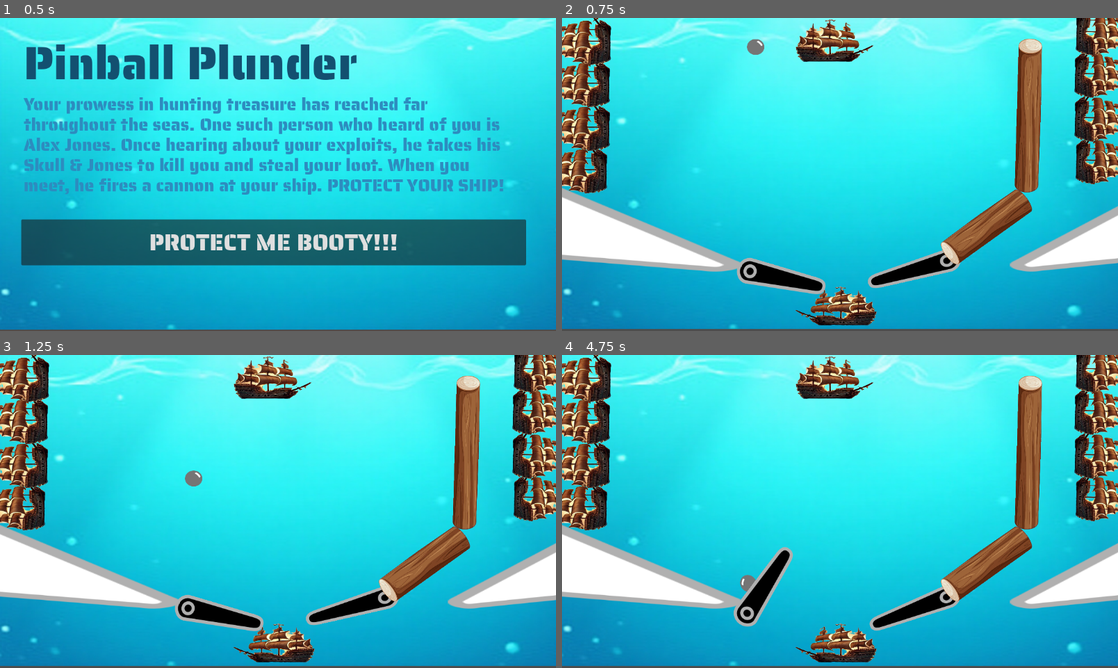
Above: before the commit, frames 1-4 (two rows, left to right).
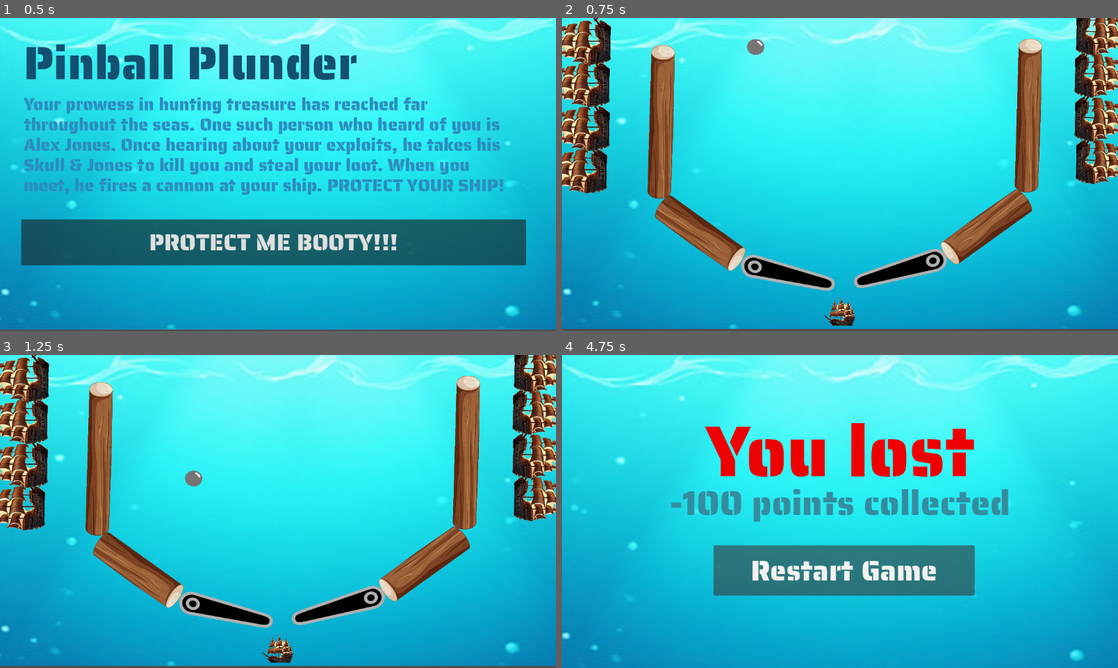
Above: after the commit, the same moments.

Repository: amodhakal/pinball-plunder
Game: Godot game, scene res://scenes/Title.tscn
Same seed, same stepped clock (60 frames per second), same inputs: the game is played once before the commit and once after it.
Inputs:
- Up to frame 1 (0.5 s): no input
- Up to frame 2 (0.75 s): click "PROTECT ME BOOTY!!!" at 0.5 s
- Up to frame 3 (1.25 s): no input
- Up to frame 4 (4.75 s): hold D (flip_right) 1.28-2.03 s; hold A (flip_left) 2.03-2.78 s; hold D (flip_right) 2.78-4.28 s; hold A (flip_left) from 4.28 s (still down)

Frame 1 is identical in both runs. In frame 2, 14% of the frame differs, in the area x 0-100%, y 0-99%; in frame 3, 14%; in frame 4, 35%, in the area x 0-100%, y 0-100%.

Commit message:
Added log to the left, defeat screen

Diff:
--- a/scenes/Game.tscn
+++ b/scenes/Game.tscn
@@ -1,19 +1,14 @@
-[gd_scene load_steps=20 format=3 uid="uid://clo5ro7xhnnkh"]
-
-[ext_resource type="Script" path="res://scripts/game.gd" id="1_hd6hx"]
+[gd_scene load_steps=19 format=3 uid="uid://clo5ro7xhnnkh"]
+
 [ext_resource type="Texture2D" uid="uid://dcqt8bqykipxn" path="res://assets/background.png" id="1_s0mc2"]
+[ext_resource type="Script" path="res://scripts/Game.gd" id="1_shevl"]
 [ext_resource type="Texture2D" uid="uid://dvciojc1o2mq2" path="res://assets/flipper.png" id="2_vbjh6"]
-[ext_resource type="Texture2D" uid="uid://hr5tqv7cdfvf" path="res://assets/triangle.png" id="3_246a4"]
 [ext_resource type="Texture2D" uid="uid://bs67gss42v31x" path="res://assets/ball.png" id="5_4nvdx"]
 [ext_resource type="Script" path="res://scripts/right_flipper.gd" id="5_ds74c"]
 [ext_resource type="Texture2D" uid="uid://dchbodow31k6x" path="res://assets/ship.png" id="6_11a6p"]
 [ext_resource type="Script" path="res://scripts/left_flipper.gd" id="8_ifxht"]
 [ext_resource type="Texture2D" uid="uid://dou8vkm6u1mno" path="res://assets/log.png" id="9_5ktfj"]
 
-[sub_resource type="SegmentShape2D" id="SegmentShape2D_tpyx0"]
-a = Vector2(-204, 224)
-b = Vector2(29, 101)
-
 [sub_resource type="GDScript" id="GDScript_qwqy3"]
 script/source = "extends RigidBody2D
 
@@ -49,48 +44,42 @@
 radius = 18.0
 
 [sub_resource type="RectangleShape2D" id="RectangleShape2D_alcxu"]
-size = Vector2(237.409, 40.0772)
-
-[sub_resource type="SegmentShape2D" id="SegmentShape2D_vyjhx"]
-a = Vector2(-19, 56)
-b = Vector2(356, 218)
+size = Vector2(254.045, 25.962)
 
 [sub_resource type="RectangleShape2D" id="RectangleShape2D_52cix"]
 size = Vector2(2043.55, 517.199)
-
-[sub_resource type="RectangleShape2D" id="RectangleShape2D_ugiov"]
-size = Vector2(417.048, 522.853)
 
 [sub_resource type="SegmentShape2D" id="SegmentShape2D_apihw"]
 a = Vector2(-872.672, -1268.32)
 b = Vector2(-925.318, 2447.82)
 
-[sub_resource type="RectangleShape2D" id="RectangleShape2D_ed4dk"]
-size = Vector2(716.135, 275.098)
-
-[sub_resource type="RectangleShape2D" id="RectangleShape2D_dy1kw"]
-size = Vector2(886.277, 279.593)
+[sub_resource type="SegmentShape2D" id="SegmentShape2D_m7vtm"]
+a = Vector2(-10, 308)
+b = Vector2(155, 420)
+
+[sub_resource type="SegmentShape2D" id="SegmentShape2D_hmtb6"]
+a = Vector2(-1, -14)
+b = Vector2(-9, 309)
+
+[sub_resource type="SegmentShape2D" id="SegmentShape2D_huq7n"]
+a = Vector2(779, 229)
+b = Vector2(612, 347)
+
+[sub_resource type="SegmentShape2D" id="SegmentShape2D_hihjl"]
+a = Vector2(945, 355)
+b = Vector2(951, 40)
+
+[sub_resource type="RectangleShape2D" id="RectangleShape2D_x0tto"]
+size = Vector2(1184.5, 82)
 
 [node name="Game" type="Node2D"]
-script = ExtResource("1_hd6hx")
+script = ExtResource("1_shevl")
 
 [node name="Background" type="Sprite2D" parent="."]
 position = Vector2(577, 317)
 scale = Vector2(1.08519, 0.909722)
 texture = ExtResource("1_s0mc2")
 
-[node name="RightWall" type="StaticBody2D" parent="."]
-position = Vector2(6, -41)
-
-[node name="RightTriangle" type="Sprite2D" parent="RightWall"]
-position = Vector2(1195.22, 440)
-scale = Vector2(2.7738, 0.835)
-texture = ExtResource("3_246a4")
-
-[node name="CollisionShape2D2" type="CollisionShape2D" parent="RightWall"]
-position = Vector2(1127, 327)
-shape = SubResource("SegmentShape2D_tpyx0")
-
 [node name="BallPhysics" type="RigidBody2D" parent="."]
 script = SubResource("GDScript_qwqy3")
 
@@ -102,11 +91,6 @@
 position = Vector2(396, 32)
 scale = Vector2(0.473684, 0.433307)
 texture = ExtResource("5_4nvdx")
-
-[node name="Ship" type="Sprite2D" parent="."]
-position = Vector2(571, 601)
-scale = Vector2(0.332968, 0.160844)
-texture = ExtResource("6_11a6p")
 
 [node name="LeftFlipper" type="RigidBody2D" parent="."]
 position = Vector2(360, 511)
@@ -118,25 +102,24 @@
 script = ExtResource("8_ifxht")
 
 [node name="LeftFlipSprite" type="Sprite2D" parent="LeftFlipper"]
-position = Vector2(93, 32)
-rotation = -2.8532
-scale = Vector2(0.568267, 0.603514)
+position = Vector2(107, 24)
+rotation = -2.8517
+scale = Vector2(0.605, 0.531)
 texture = ExtResource("2_vbjh6")
 
 [node name="CollisionShape2D" type="CollisionShape2D" parent="LeftFlipper"]
-position = Vector2(85, 36)
-rotation = 3.36637
+position = Vector2(107.288, 16.4662)
+rotation = -2.85722
 scale = Vector2(0.727046, 1.13661)
 shape = SubResource("RectangleShape2D_alcxu")
 
 [node name="LeftJoint" type="PinJoint2D" parent="LeftFlipper"]
-position = Vector2(34, 23)
-node_a = NodePath("../../LeftWall")
+position = Vector2(39, 4)
+scale = Vector2(0.12, 0.436835)
+node_a = NodePath("../../Logs")
 node_b = NodePath("..")
 
 [node name="RightFlipper" type="RigidBody2D" parent="."]
-position = Vector2(635, 482)
-scale = Vector2(0.901622, 1.10126)
 mass = 1000.0
 gravity_scale = 0.0
 continuous_cd = 2
@@ -144,42 +127,24 @@
 angular_damp = 5.0
 script = ExtResource("5_ds74c")
 
+[node name="RightJoint" type="PinJoint2D" parent="RightFlipper"]
+position = Vector2(768, 506)
+rotation = 3.06243
+scale = Vector2(1.41875, 0.0174409)
+node_a = NodePath("../../Logs")
+node_b = NodePath("..")
+
 [node name="RightFlipSprite" type="Sprite2D" parent="RightFlipper"]
-position = Vector2(94, 36)
-rotation = -3.36343
+position = Vector2(700, 518)
+rotation = -3.3615
 scale = Vector2(-0.604927, -0.530951)
 texture = ExtResource("2_vbjh6")
 
 [node name="CollisionShape2D" type="CollisionShape2D" parent="RightFlipper"]
-position = Vector2(84.2972, 39.0736)
-rotation = -3.4406
+position = Vector2(698, 514)
+rotation = 2.80878
 scale = Vector2(0.727046, 0.75775)
 shape = SubResource("RectangleShape2D_alcxu")
-
-[node name="RightJoint" type="PinJoint2D" parent="RightFlipper"]
-position = Vector2(162, 23)
-rotation = 3.06243
-scale = Vector2(3.57823, -1.3984)
-node_a = NodePath("../../LeftWall")
-node_b = NodePath("..")
-
-[node name="LeftWall" type="StaticBody2D" parent="."]
-position = Vector2(6, -41)
-
-[node name="LeftTriangle" type="Sprite2D" parent="LeftWall"]
-position = Vector2(22, 440)
-rotation = 3.14159
-scale = Vector2(3.50708, -0.835028)
-texture = ExtResource("3_246a4")
-
-[node name="CollisionShape2D" type="CollisionShape2D" parent="LeftWall"]
-position = Vector2(10, 332)
-shape = SubResource("SegmentShape2D_vyjhx")
-
-[node name="EnemyShip" type="Sprite2D" parent="."]
-position = Vector2(562, 52)
-scale = Vector2(-0.320448, 0.176649)
-texture = ExtResource("6_11a6p")
 
 [node name="RightShips" type="StaticBody2D" parent="."]
 position = Vector2(1112, 202)
@@ -188,32 +153,26 @@
 
 [node name="CollisionShape2D" type="CollisionShape2D" parent="RightShips"]
 position = Vector2(0.726807, 9.2583)
-scale = Vector2(1, 1)
 shape = SubResource("RectangleShape2D_52cix")
 
 [node name="Ship2" type="Sprite2D" parent="RightShips"]
 position = Vector2(394.249, -16.5444)
-scale = Vector2(1, 1)
 texture = ExtResource("6_11a6p")
 
 [node name="Ship3" type="Sprite2D" parent="RightShips"]
 position = Vector2(6.10352e-05, -0.000610352)
-scale = Vector2(1, 1)
 texture = ExtResource("6_11a6p")
 
 [node name="Ship4" type="Sprite2D" parent="RightShips"]
 position = Vector2(-407.232, 6.15052)
-scale = Vector2(1, 1)
 texture = ExtResource("6_11a6p")
 
 [node name="Ship5" type="Sprite2D" parent="RightShips"]
 position = Vector2(-796.768, -1.25031)
-scale = Vector2(1, 1)
 texture = ExtResource("6_11a6p")
 
 [node name="Ship6" type="Sprite2D" parent="RightShips"]
 position = Vector2(-796.768, -1.25031)
-scale = Vector2(1, 1)
 texture = ExtResource("6_11a6p")
 
 [node name="LeftShips" type="StaticBody2D" parent="."]
@@ -223,32 +182,26 @@
 
 [node name="CollisionShape2D" type="CollisionShape2D" parent="LeftShips"]
 position = Vector2(0.726807, 9.2583)
-scale = Vector2(1, 1)
 shape = SubResource("RectangleShape2D_52cix")
 
 [node name="Ship2" type="Sprite2D" parent="LeftShips"]
 position = Vector2(394.249, -16.5444)
-scale = Vector2(1, 1)
 texture = ExtResource("6_11a6p")
 
 [node name="Ship3" type="Sprite2D" parent="LeftShips"]
 position = Vector2(6.10352e-05, -0.000610352)
-scale = Vector2(1, 1)
 texture = ExtResource("6_11a6p")
 
 [node name="Ship4" type="Sprite2D" parent="LeftShips"]
 position = Vector2(-407.232, -5.3391)
-scale = Vector2(1, 1)
 texture = ExtResource("6_11a6p")
 
 [node name="Ship5" type="Sprite2D" parent="LeftShips"]
 position = Vector2(-796.768, -1.25031)
-scale = Vector2(1, 1)
 texture = ExtResource("6_11a6p")
 
 [node name="Ship6" type="Sprite2D" parent="LeftShips"]
 position = Vector2(-796.768, -1.25031)
-scale = Vector2(1, 1)
 texture = ExtResource("6_11a6p")
 
 [node name="TopWall" type="StaticBody2D" parent="."]
@@ -256,38 +209,62 @@
 rotation = 1.58606
 scale = Vector2(0.223434, -0.260198)
 
-[node name="CollisionShape2D2" type="CollisionShape2D" parent="TopWall"]
-position = Vector2(-813.925, 1957.53)
-scale = Vector2(1, 1)
-shape = SubResource("RectangleShape2D_ugiov")
-
 [node name="CollisionShape2D" type="CollisionShape2D" parent="TopWall"]
 position = Vector2(-147.474, 1497.1)
 shape = SubResource("SegmentShape2D_apihw")
 
-[node name="LogSprite2" type="Sprite2D" parent="."]
+[node name="Logs" type="StaticBody2D" parent="."]
+
+[node name="LogSprite2" type="Sprite2D" parent="Logs"]
 position = Vector2(879.004, 432.087)
 rotation = -0.622178
 scale = Vector2(0.229846, 0.207973)
-skew = -0.0230949
-texture = ExtResource("9_5ktfj")
-
-[node name="StaticBody2D" type="StaticBody2D" parent="LogSprite2"]
-
-[node name="CollisionShape2D" type="CollisionShape2D" parent="LogSprite2/StaticBody2D"]
-position = Vector2(36.8057, -5.77287)
-scale = Vector2(1, 1)
-shape = SubResource("RectangleShape2D_ed4dk")
-
-[node name="LogSprite" type="Sprite2D" parent="."]
+skew = -0.023095
+texture = ExtResource("9_5ktfj")
+
+[node name="LogSprite" type="Sprite2D" parent="Logs"]
 position = Vector2(967, 202)
 rotation = 1.59868
 scale = Vector2(0.355874, 0.178935)
 texture = ExtResource("9_5ktfj")
 
-[node name="StaticBody2D" type="StaticBody2D" parent="LogSprite"]
-
-[node name="CollisionShape2D" type="CollisionShape2D" parent="LogSprite/StaticBody2D"]
-position = Vector2(-4.63831, 2.4502)
-scale = Vector2(1, 1)
-shape = SubResource("RectangleShape2D_dy1kw")
+[node name="LogSprite3" type="Sprite2D" parent="Logs"]
+position = Vector2(286, 446)
+rotation = 0.621337
+scale = Vector2(-0.23, -0.208)
+skew = -0.023095
+texture = ExtResource("9_5ktfj")
+
+[node name="LogSprite4" type="Sprite2D" parent="Logs"]
+position = Vector2(206, 215)
+rotation = 1.59868
+scale = Vector2(0.355874, 0.178935)
+texture = ExtResource("9_5ktfj")
+
+[node name="CollisionShape2D2" type="CollisionShape2D" parent="Logs"]
+position = Vector2(228, 66)
+shape = SubResource("SegmentShape2D_m7vtm")
+
+[node name="CollisionShape2D" type="CollisionShape2D" parent="Logs"]
+position = Vector2(227, 65)
+shape = SubResource("SegmentShape2D_hmtb6")
+
+[node name="CollisionShape2D3" type="CollisionShape2D" parent="Logs"]
+position = Vector2(168, 125)
+shape = SubResource("SegmentShape2D_huq7n")
+
+[node name="CollisionShape2D4" type="CollisionShape2D" parent="Logs"]
+shape = SubResource("SegmentShape2D_hihjl")
+
+[node name="Area2D" type="Area2D" parent="."]
+
+[node name="CollisionShape2D" type="CollisionShape2D" parent="Area2D"]
+position = Vector2(579.25, 616)
+shape = SubResource("RectangleShape2D_x0tto")
+
+[node name="Ship" type="Sprite2D" parent="Area2D"]
+position = Vector2(576, 612)
+scale = Vector2(0.128402, 0.116188)
+texture = ExtResource("6_11a6p")
+
+[connection signal="body_entered" from="Area2D" to="." method="_on_area_2d_body_entered"]
--- a/scripts/Game.gd
+++ b/scripts/Game.gd
@@ -1,7 +1,9 @@
 extends Node
 
+@onready var ball = $BallPhysics
 @onready var left_flipper = $LeftFlipper
 @onready var right_flipper = $RightFlipper
+var defeatLvl = "res://scenes/Defeat.tscn"
 
 func _input(event):
 	if event.is_action_pressed("flip_left"):
@@ -13,3 +15,8 @@
 		right_flipper.flip()
 	elif event.is_action_released("flip_right"):
 		right_flipper.release()
+
+
+func _on_area_2d_body_entered(body: Node2D) -> void:
+	if ( body == ball):
+		get_tree().change_scene_to_file(defeatLvl)
